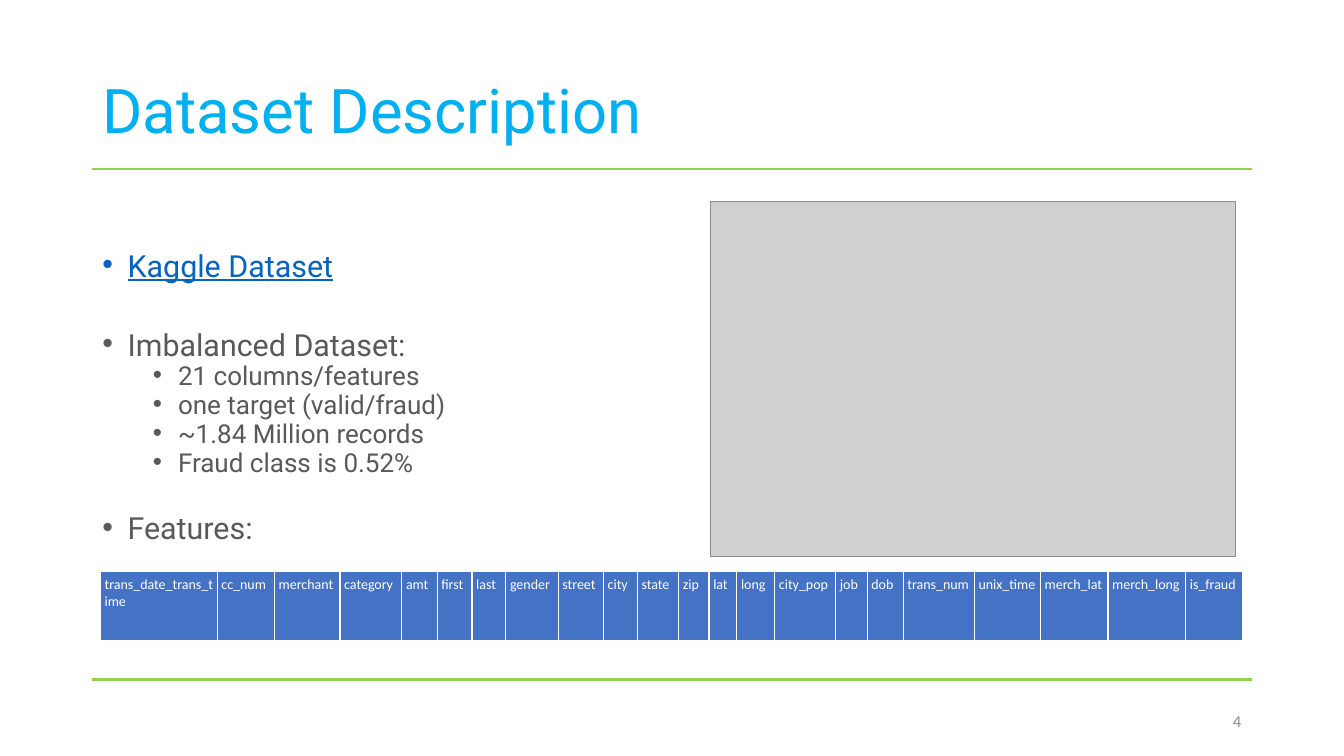
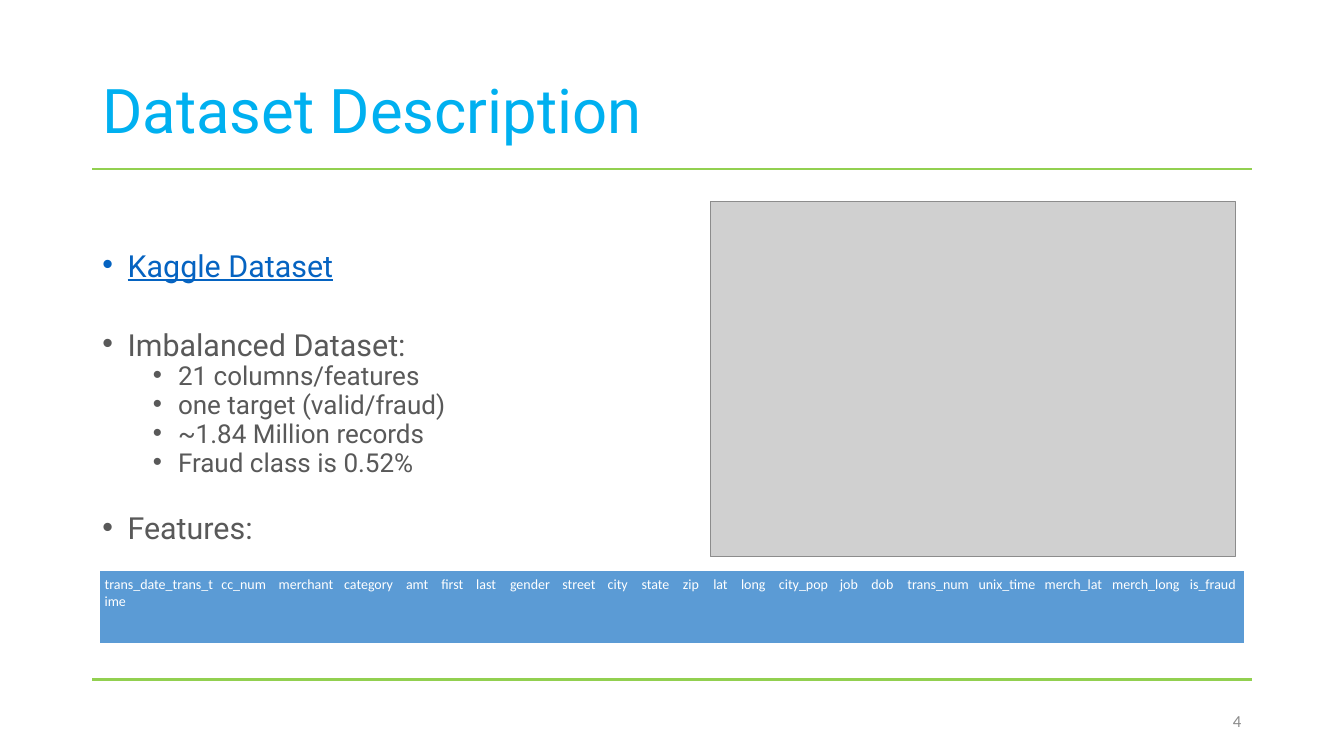
Before and after one commit to hizak/Metis_T5_DS_Projects, a slide deck: slide 4 of Credit Card Fraud Project.pptx. Drawn at 1344x756 pixels with LibreOffice and Linux fonts; fonts in the diff are those of the drawing; grey boxes stand for pictures. Boxes give left, top, right and bottom in pixels: in the first picture for what was removed or moved away, otherwise in the second. Text is boxed around its words. In the diff, an @@ line names an element or a change of style, - is before the commit and + after.

```diff
--- a/Credit Card Fraud Project.pptx
+++ b/Credit Card Fraud Project.pptx
@@ table at box(101, 572, 1246, 642) @@
@@ fill #4472C4 to none in row 1 @@
@@ borders changed @@
```
Also in this commit, not shown: 2 other slides changed, 2 slides added, 1 slide removed, 1 other file.
